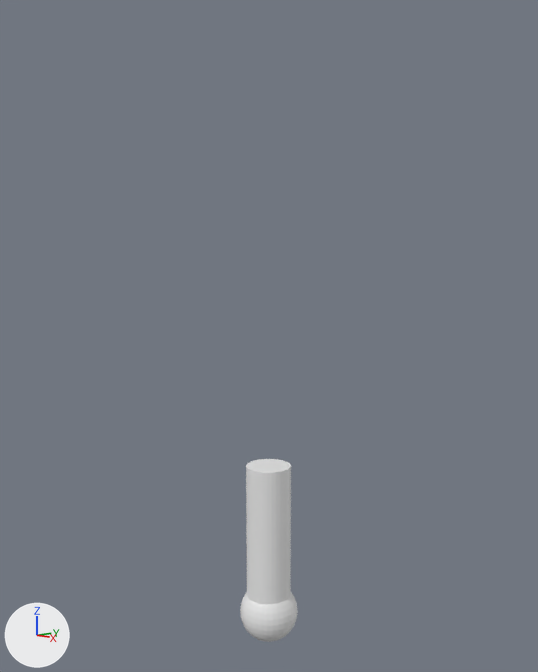
Before and after pictures for a commit that changed the Blender file Strategy/Assets/model/sword.blend.
One viewpoint serves both versions: a 50 mm lens placed at (9.3, -8.1, 5.94), pointed at (-0.03, 0.03, 4.21). Every picture has the same lights, and +X, +Y and +Z are marked at lower left.
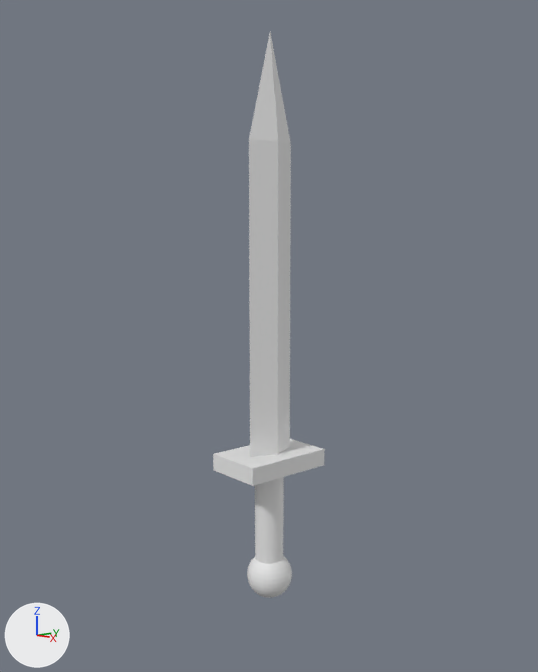
What changed in the scene script:
```text
Change me_cylinder:
    where me_cylinder.from_pydata(...)  # 546 vertices, 546 faces; spans x -1.3..1.32, y -1.3..1.33, z -3.04..5.14
    used by ob_cylinder; location = (0.0, 0.0, 0.0); scale = (0.385, 0.385, 0.385)
    verts and faces of me_cylinder; kept vertices keep their numbers, new ones are numbered from 546
    me_cylinder part 1: a new loose piece, a 32-sided cut cone along z (radius 0.63 at the low end, 0.65 at the high end) spanning x -0.65..0.65, y -0.65..0.65, z 0.25..5.14
    me_cylinder part 2: a new loose piece, a UV sphere (32 segments, 16 rings, poles along z) spanning x -1.01..1.03, y -1.0..1.03, z -0.95..1.09
    me_cylinder part 3: a new loose piece, a box spanning x -1.39..1.32, y -2.05..2.14, z 5.03..5.78
    me_cylinder part 4: the loose piece of 482 vertices spanning x -1.3..1.32, y -1.3..1.33, z -3.04..-0.41 is deleted
    me_cylinder part 5: the loose piece of 64 vertices spanning x -1.0..1.0, y -1.0..1.0, z -1.0..5.14 is deleted
    me_cylinder part 6
    add verts[546] = (0.01, -1.12, 5.71)
    add verts[547] = (-0.57, 0.02, 5.71)
    add verts[548] = (0.53, 0.02, 5.71)  # pixel (277, 455)
    add verts[549] = (0.01, 1.22, 5.71)
    add for new, old in zip([*range(550, 554)], [*range(546, 550)]): verts[new] = verts[old] + (0.0, 0.0, 13.43)
    add verts[554] = (0.01, 0.03, 23.59)  # pixel (270, 30)
    add faces += [(546, 550, 551, 547), (550, 552, 554), (546, 548, 552, 550), (546, 547, 548), (550, 554, 551), (547, 551, 553, 549)]
    add faces += [(548, 549, 553, 552), (547, 549, 548), (552, 553, 554), (551, 554, 553)]
Change ob_cylinder:
    ob_cylinder.location: (0.0, 0.0, 0.0) -> (0.02, 0.0, 0.0)
```

Changed parts and their boxes [x1, y1, x2, y2] in the pictures (538 x 672 px):
'Cylinder', reshaped, moved (92% wider, 208% taller)
    before: [240, 459, 298, 642]
    after: [213, 32, 325, 598]
part 1 of me_cylinder, added
    after: [255, 477, 284, 564]
part 2 of me_cylinder, added
    after: [247, 556, 292, 598]
part 3 of me_cylinder, added
    after: [213, 439, 325, 486]
part 4 of me_cylinder, deleted
    before: [240, 592, 298, 642]
part 5 of me_cylinder, deleted
    before: [246, 459, 291, 604]
part 6 of me_cylinder, added
    after: [249, 32, 291, 457]
